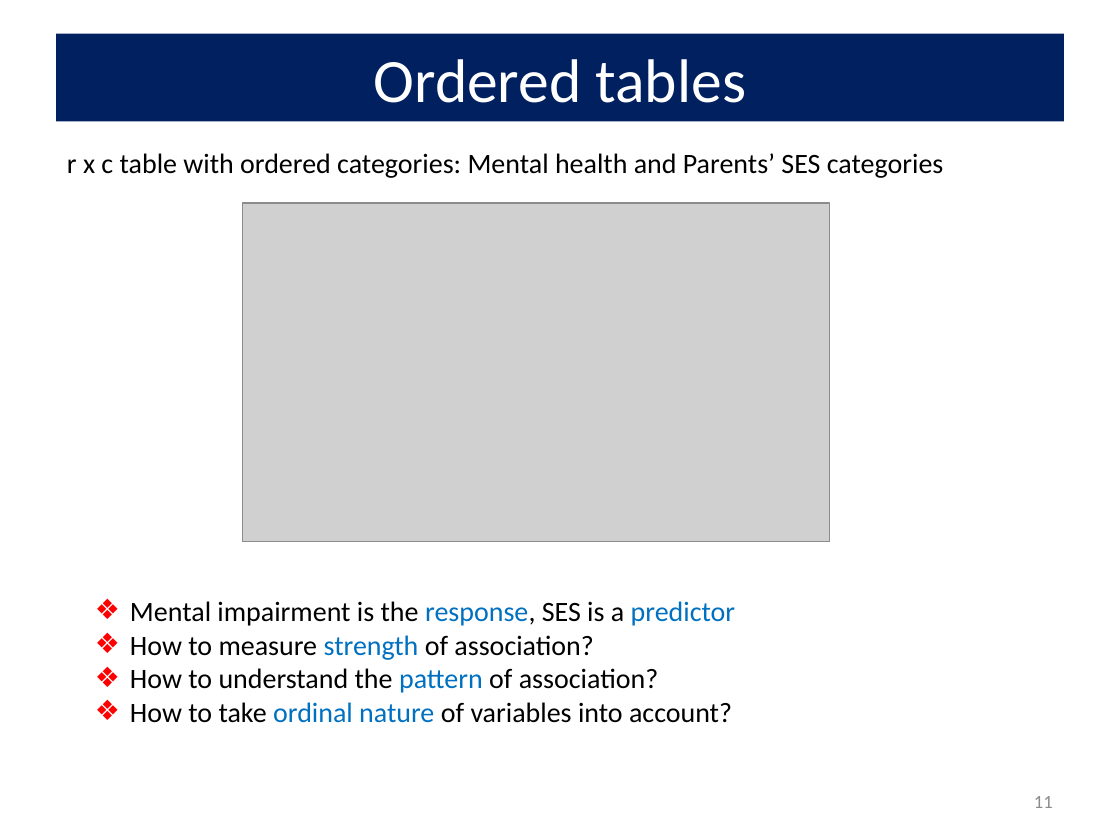
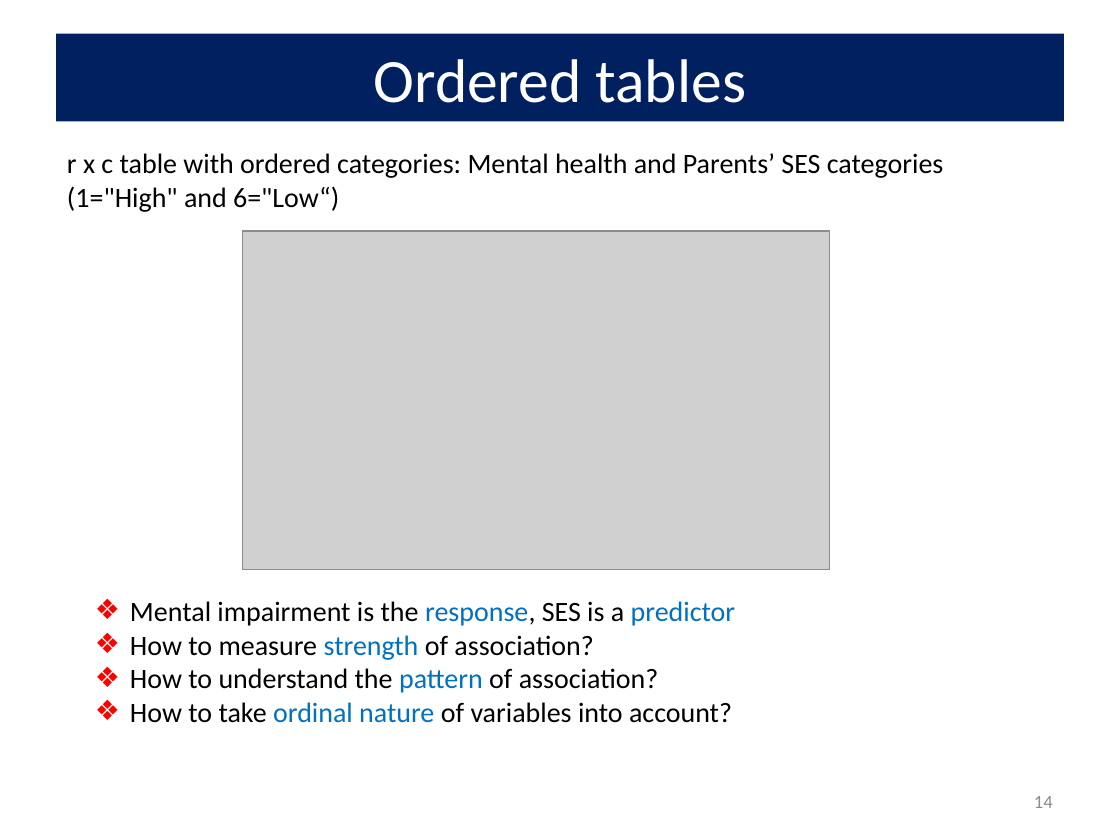
Before and after one commit to friendly/psy6136, a slide deck: slide 14 of docs/lectures/03-Twoway1.pptx (slide 11 before the commit). Drawn at 1120x840 pixels with LibreOffice and Linux fonts; fonts in the diff are those of the drawing; grey boxes stand for pictures. Boxes give left, top, right and bottom in pixels: in the first picture for what was removed or moved away, otherwise in the second. Text is boxed around its words. In the diff, an @@ line names an element or a change of style, - is before the commit and + after.

```diff
--- a/docs/lectures/03-Twoway1.pptx
+++ b/docs/lectures/03-Twoway1.pptx
@@ text at bbox=[67, 153, 944, 212]: text changed @@
-r x c table with ordered categories: Mental health and Parents’ SES categories
+r x c table with ordered categories: Mental health and Parents’ SES categories (1="High" and 6="Low“)
@@ picture: place and size @@
-picture at bbox=[243, 203, 830, 541]
+picture at bbox=[243, 231, 830, 569]
@@ page number at bbox=[1034, 796, 1053, 808]: text changed @@
-11
+14
```
Also in this commit, not shown: 15 other slides changed, 2 slides added, 18 other files.
